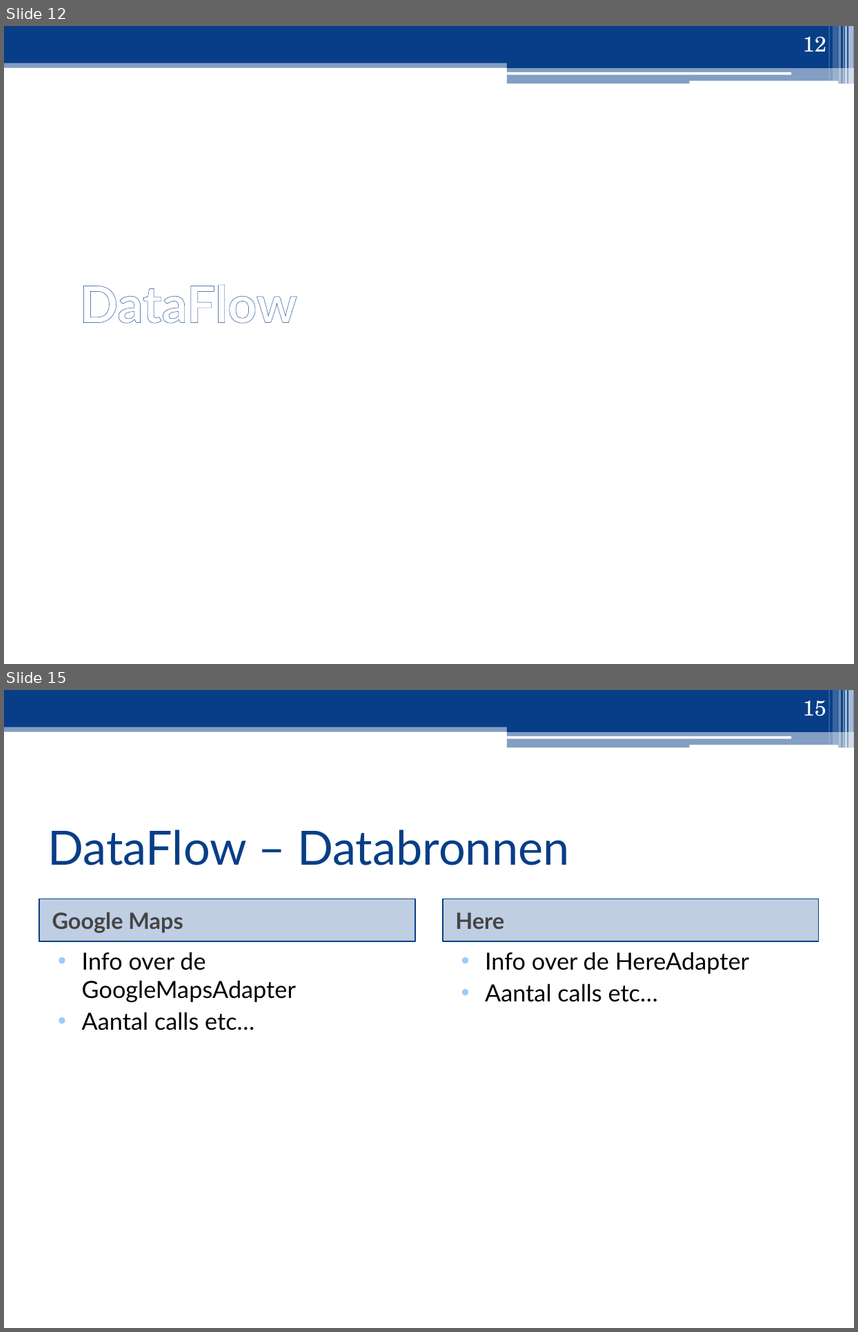
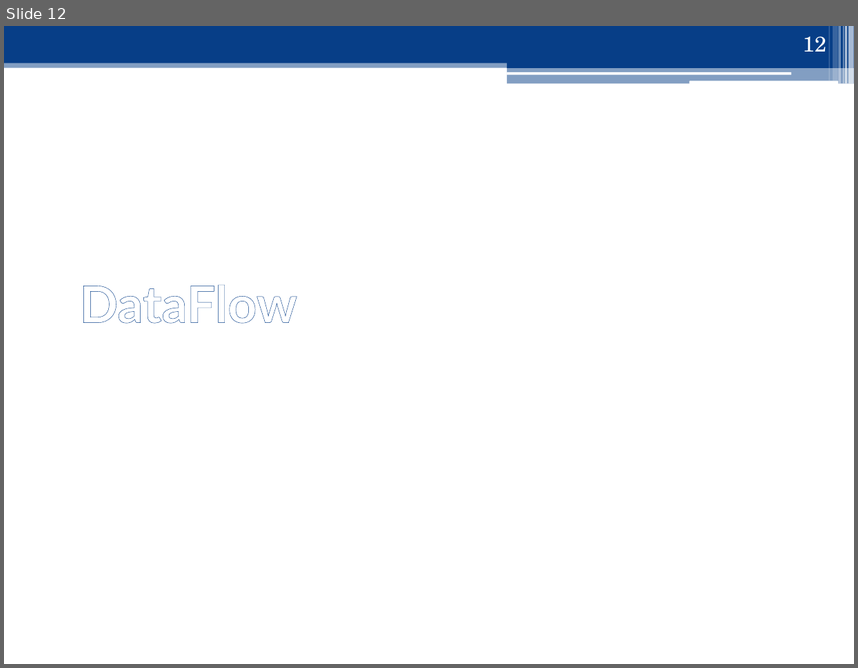
Before and after one commit to ghentlivinglab/Traffic-Travel-Time-Analyzer-2, a slide deck: Analyse/Presentatie/Sprint1.pptx. Shown one above the other, each under a label of ours: slides 12 and 15 before the commit, slide 12 after it; the slides between them are not shown. The pictures are 858x1332 and 858x668 pixels, drawn with LibreOffice and Linux fonts; fonts in the diff are those of the drawing. Boxes give left, top, right and bottom in pixels: in the first picture for what was removed or moved away, otherwise in the second. Text is boxed around its words. In the diff, an @@ line names an element or a change of style, - is before the commit and + after.

```diff
--- a/Analyse/Presentatie/Sprint1.pptx
+++ b/Analyse/Presentatie/Sprint1.pptx
@@ slide 15 removed at [4, 690, 854, 1328], background #FFFFFF; not listed: 13 template elements that a slide beside it also shows @@
@@ page number removed at [803, 700, 826, 716] @@
-15
@@ title removed at [47, 829, 569, 865] @@
-DataFlow – Databronnen
@@ text removed at [40, 899, 415, 942] @@
-Google Maps
@@ text removed at [443, 899, 818, 942] @@
-Here
@@ text removed at [82, 952, 296, 1030] @@
-• Info over de GoogleMapsAdapter
-• Aantal calls etc…
@@ text removed at [485, 952, 749, 1002] @@
-• Info over de HereAdapter
-• Aantal calls etc…
```
Also in this commit, not shown: 22 slides changed, 2 slides added, 5 other files.
